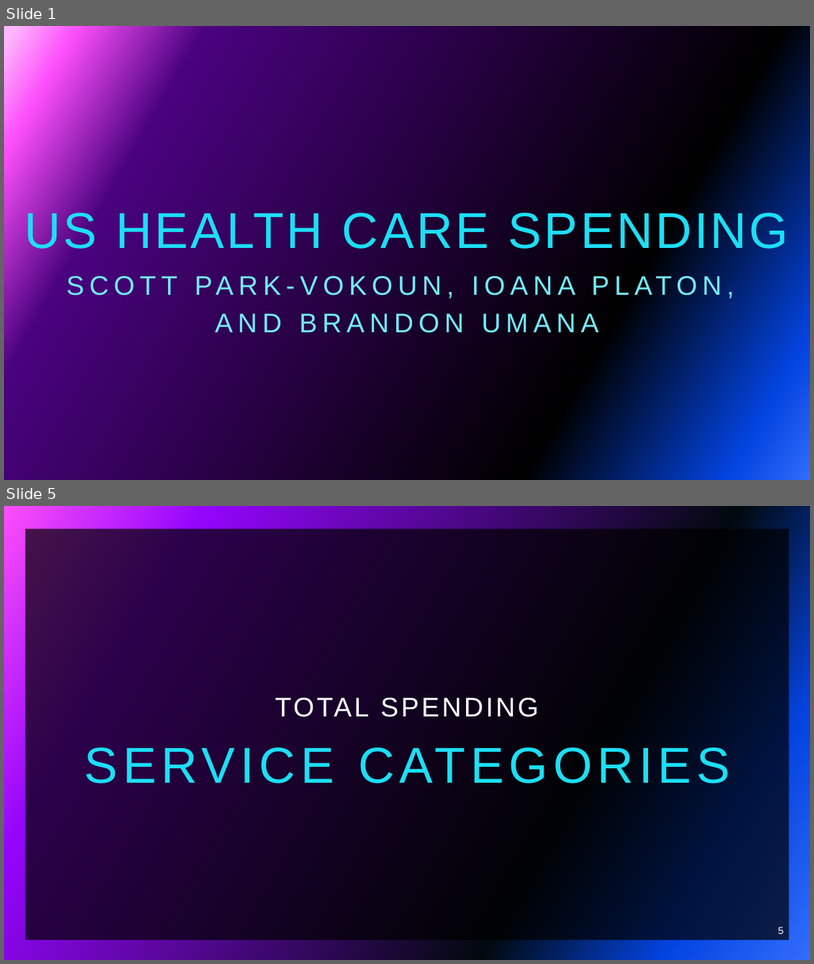
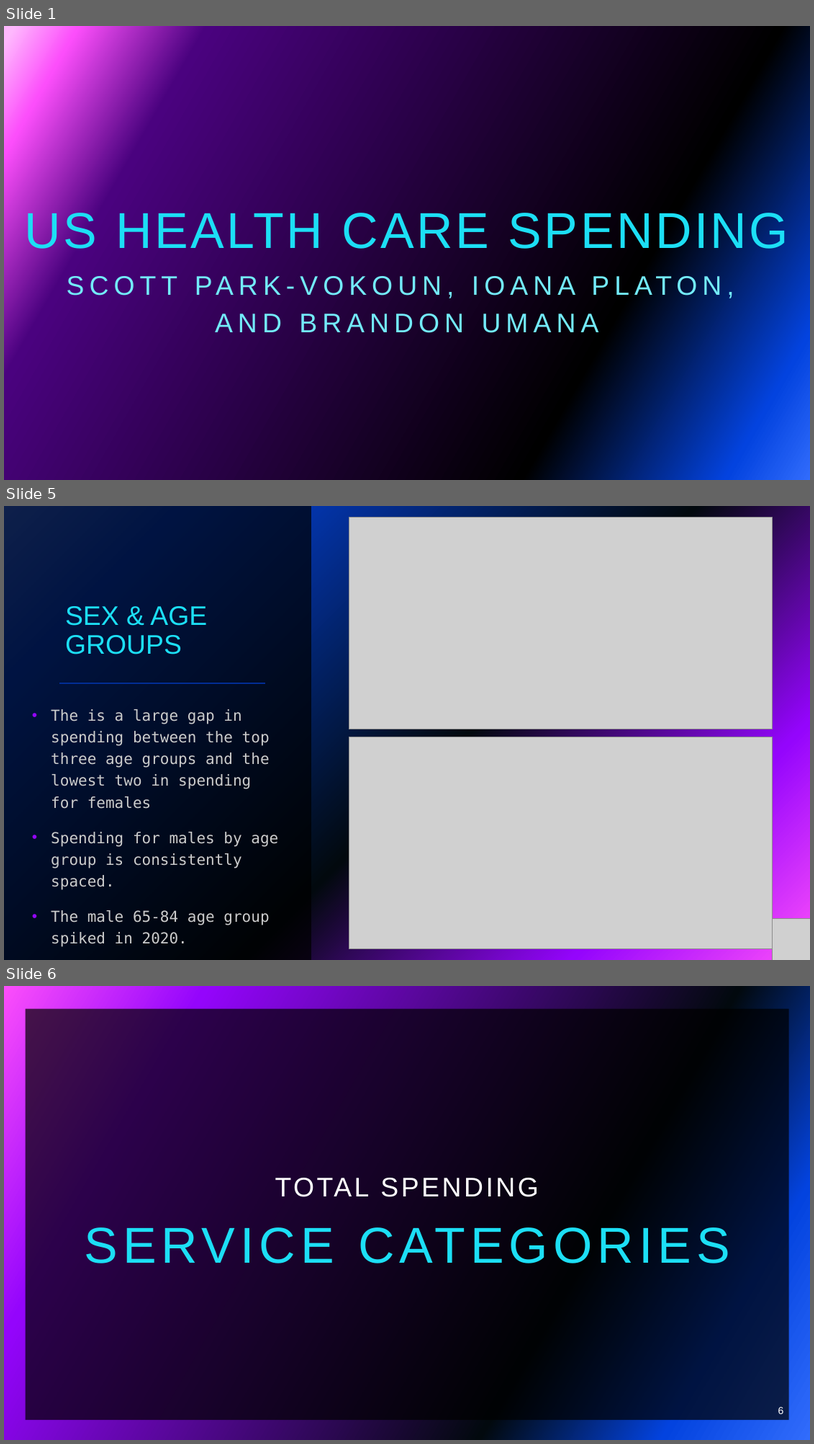
Before and after one commit to vokouns/us-healthcare-spending, a slide deck: Project 1 Presentation.pptx. Shown one above the other, each under a label of ours: slides 1 and 5 before the commit, slides 1, 5 and 6 after it; the slides between them are not shown. The pictures are 814x964 and 814x1444 pixels, drawn with LibreOffice and Linux fonts; fonts in the diff are those of the drawing; grey boxes stand for pictures; background and template pictures are left out. Boxes give left, top, right and bottom in pixels: in the first picture for what was removed or moved away, otherwise in the second. Text is boxed around its words. In the diff, an @@ line names an element or a change of style, - is before the commit and + after.

```diff
--- a/Project 1 Presentation.pptx
+++ b/Project 1 Presentation.pptx
@@ slide 5 added at <box>4,506,810,960</box>, background gradient #316CFC to #0343DF to #02090E to #9405FC to #FC4EFB @@
@@ rectangle added at <box>4,506,311,960</box>, fill #000000 at 70% opacity @@
@@ picture added at <box>349,518,772,729</box> @@
@@ title added at <box>65,606,207,654</box>, 32 pt, text #1CDFF5 @@
+SEX & AGE GROUPS
@@ line added from (59, 683) to (265, 683), #9405FC 2 pt @@
@@ text added at <box>51,709,278,947</box>, 18 pt, text #CCCCCC @@
+• The is a large gap in spending between the top three age groups and the lowest two in spending for females
+• Spending for males by age group is consistently spaced.
+• The male 65-84 age group spiked in 2020.
@@ picture added at <box>349,736,772,948</box> @@
@@ picture added at <box>772,918,810,960</box> @@
@@ what was slide 5 is now slide 6 @@
@@ page number at <box>779,1406,784,1414</box>: text changed @@
-5
+6
```
Also in this commit, not shown: 5 slides changed, 3 other slides added.
